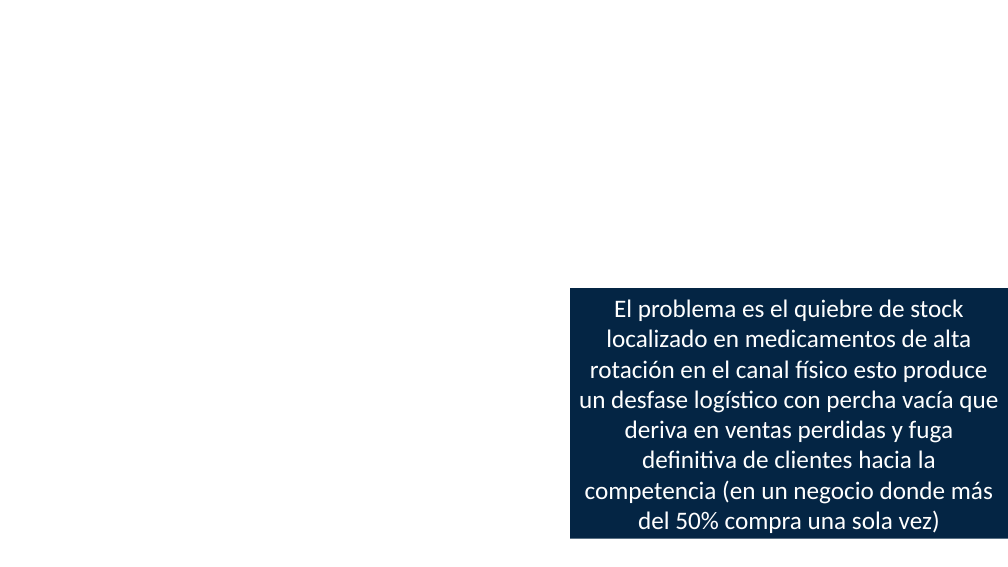
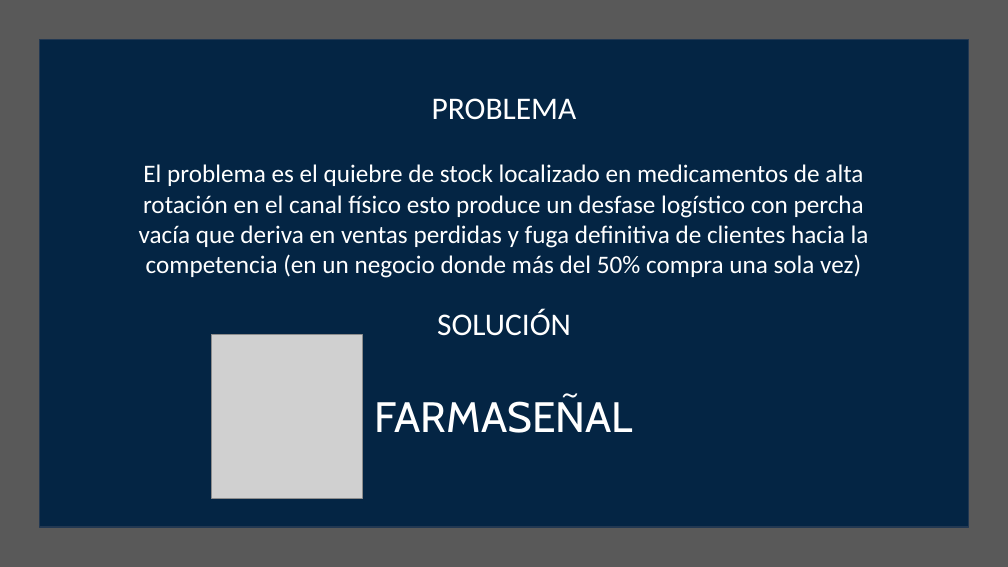
Before and after one commit to alfonso1031/Hackathon-ConnectatVentures-2026-Los21Pilotos, a slide deck: slide 1 of docs/FarmaSenal_Pitch_Presentacion.pptx. Drawn at 1008x567 pixels with LibreOffice and Linux fonts; fonts in the diff are those of the drawing; grey boxes stand for pictures; background and template pictures are left out. Boxes give left, top, right and bottom in pixels: in the first picture for what was removed or moved away, otherwise in the second. Text is boxed around its words. In the diff, an @@ line names an element or a change of style, - is before the commit and + after.

```diff
--- a/docs/FarmaSenal_Pitch_Presentacion.pptx
+++ b/docs/FarmaSenal_Pitch_Presentacion.pptx
@@ rectangle added at [0,0,1008,567], fill #595959 @@
@@ rectangle added at [40,40,969,527], fill #042544, outline #233953 2 pt @@
@@ text added at [432,98,577,120], 40 pt, text #FFFFFF @@
+PROBLEMA
@@ text "El problema es el quiebre ..." rewrapped from [570,288,1008,539] to [139,164,869,278] @@
@@ text added at [437,308,571,336], 40 pt, text #FFFFFF @@
+SOLUCIÓN
@@ picture added at [211,334,362,498] @@
@@ text added at [375,397,633,433], 54 pt, text #FFFFFF @@
+FARMASEÑAL
```
Also in this commit, not shown: 1 slide added.
